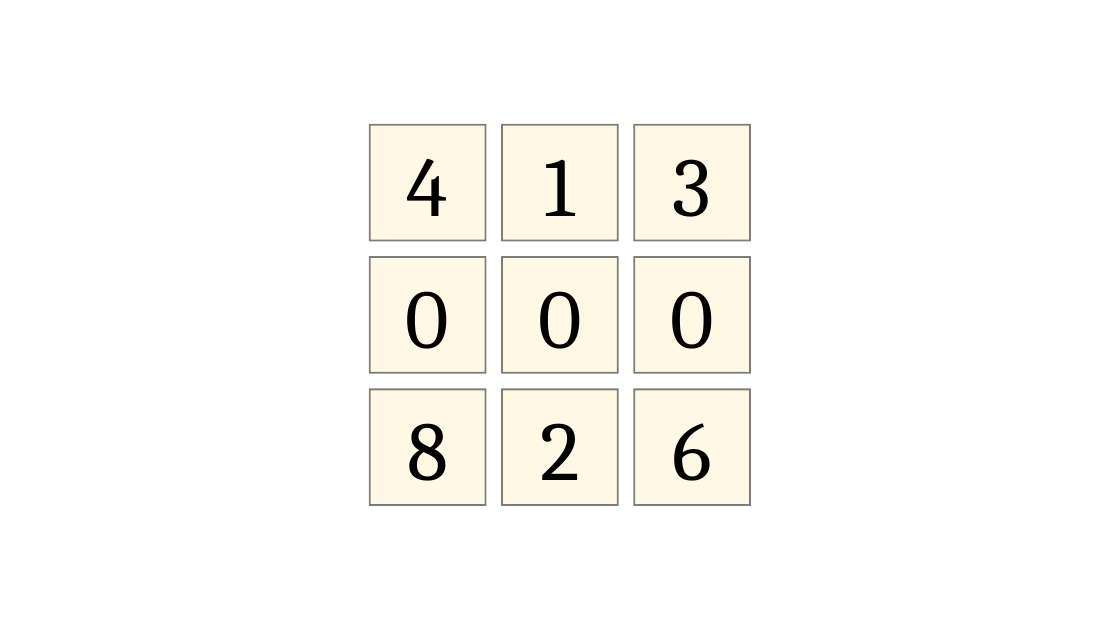
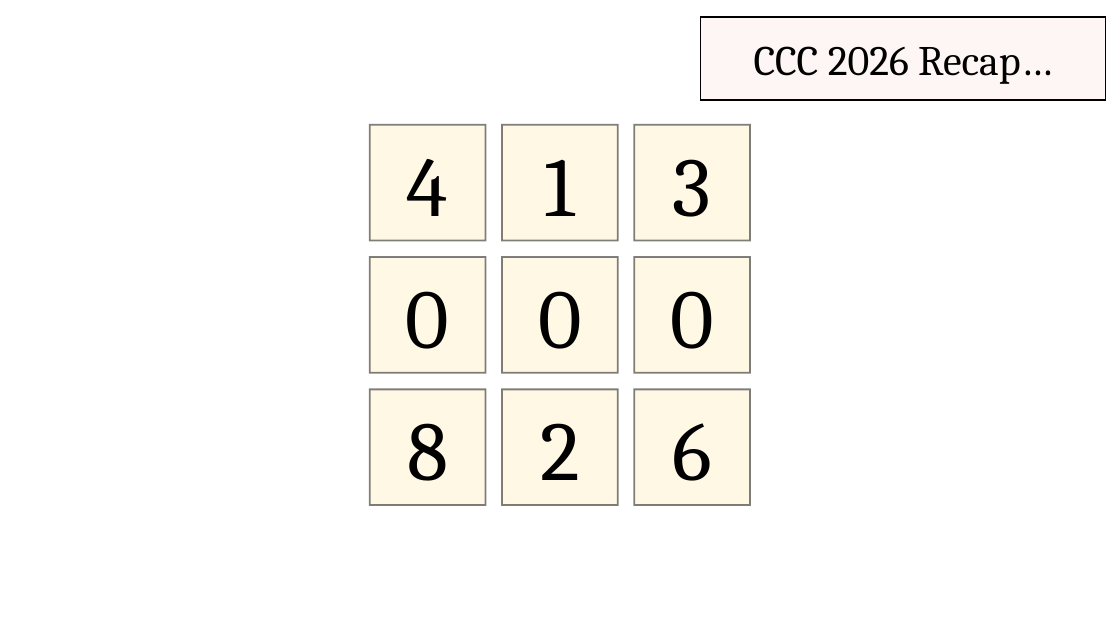
Before and after one commit to pw384/pw384.github.io, a slide deck: slide 2 of assets/slides/two-slice-rank-esa.pptx. Drawn at 1120x630 pixels with LibreOffice and Linux fonts; fonts in the diff are those of the drawing. Boxes give left, top, right and bottom in pixels: in the first picture for what was removed or moved away, otherwise in the second. Text is boxed around its words. In the diff, an @@ line names an element or a change of style, - is before the commit and + after.

```diff
--- a/assets/slides/two-slice-rank-esa.pptx
+++ b/assets/slides/two-slice-rank-esa.pptx
@@ rectangle added at bbox=[701, 18, 1106, 100], fill #F9DDD4 at 25% opacity, outline #000000 1.5 pt, 36 pt, text #000000 @@
+CCC 2026 Recap…
```
Also in this commit, not shown: 4 other slides changed, 1 slide added.
